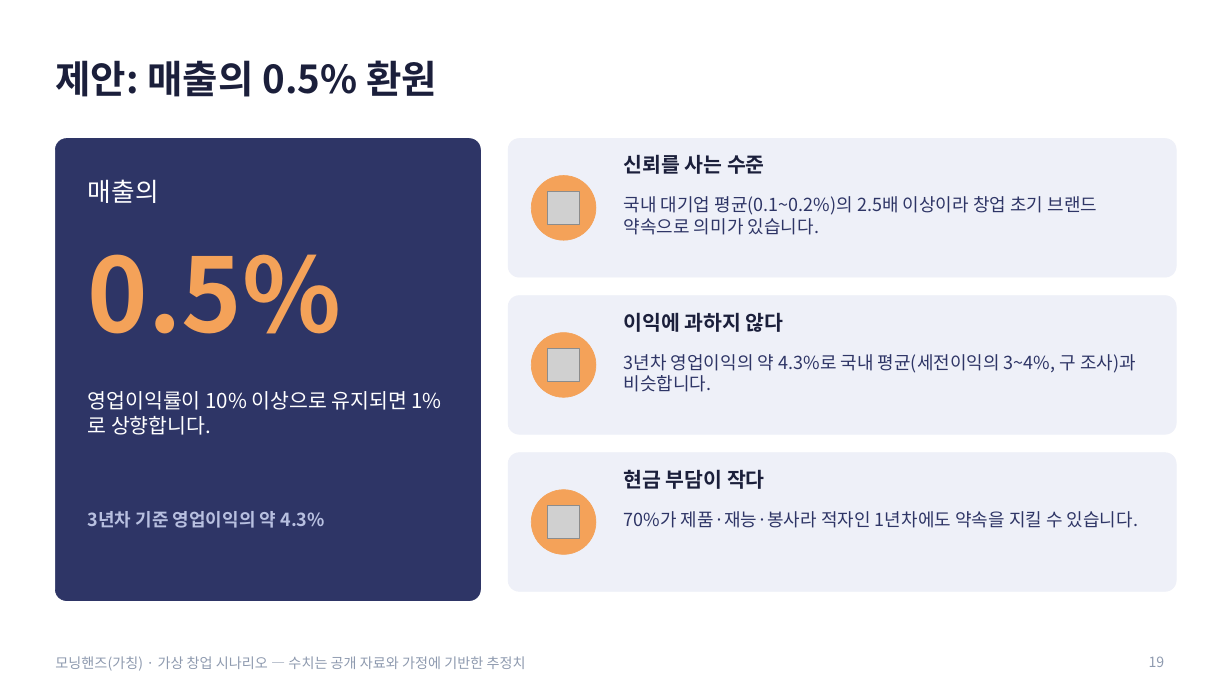
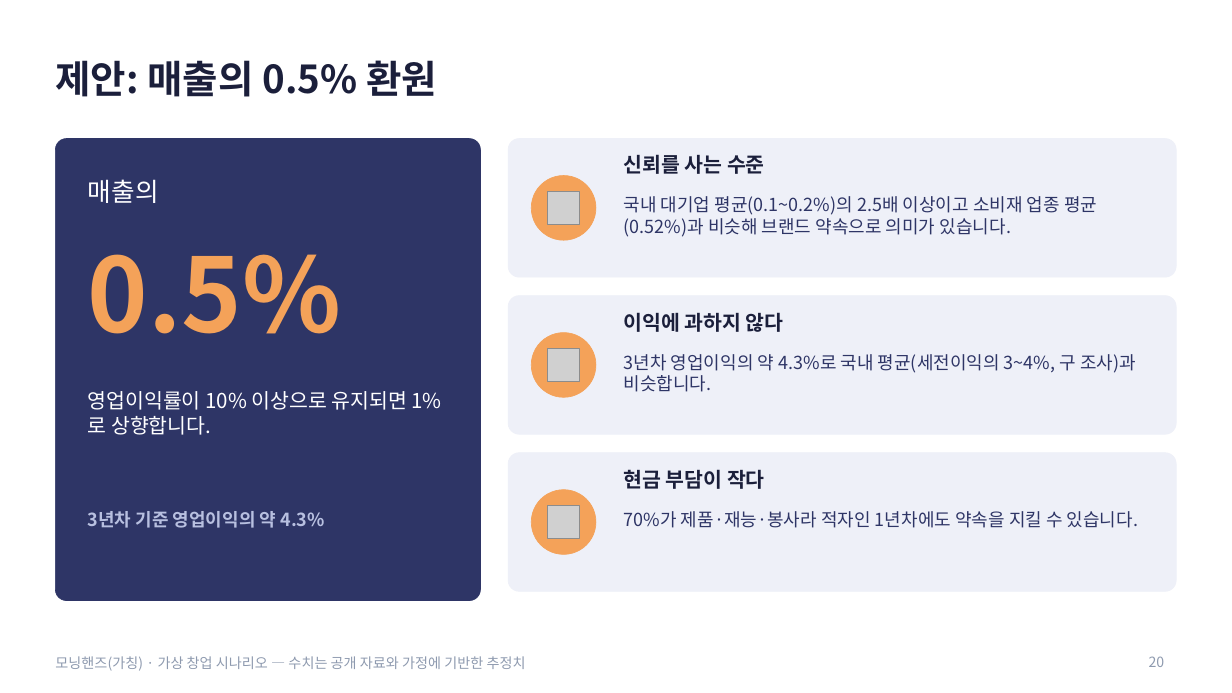
Before and after one commit to g975682-source/-, a slide deck: slide 20 of MorningHands_Business_Analysis.pptx (slide 19 before the commit). Drawn at 1232x693 pixels with LibreOffice and Linux fonts; fonts in the diff are those of the drawing; grey boxes stand for pictures. Boxes give left, top, right and bottom in pixels: in the first picture for what was removed or moved away, otherwise in the second. Text is boxed around its words. In the diff, an @@ line names an element or a change of style, - is before the commit and + after.

```diff
--- a/MorningHands_Business_Analysis.pptx
+++ b/MorningHands_Business_Analysis.pptx
@@ text at bbox=[624, 196, 1097, 237]: text changed @@
-국내 대기업 평균(0.1~0.2%)의 2.5배 이상이라 창업 초기 브랜드 약속으로 의미가 있습니다.
+국내 대기업 평균(0.1~0.2%)의 2.5배 이상이고 소비재 업종 평균(0.52%)과 비슷해 브랜드 약속으로 의미가 있습니다.
@@ page number at bbox=[1149, 656, 1165, 667]: text changed @@
-19
+20
```
Also in this commit, not shown: 7 other slides changed, 1 slide added.
